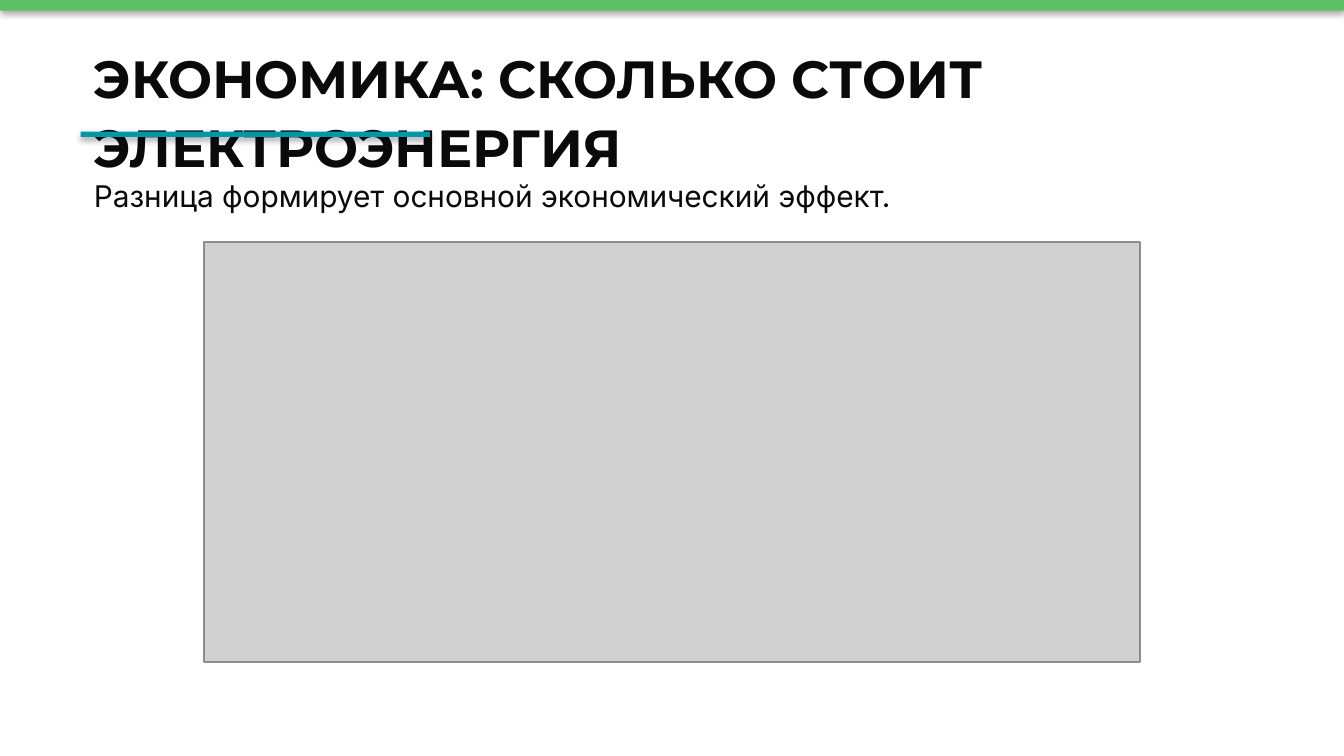
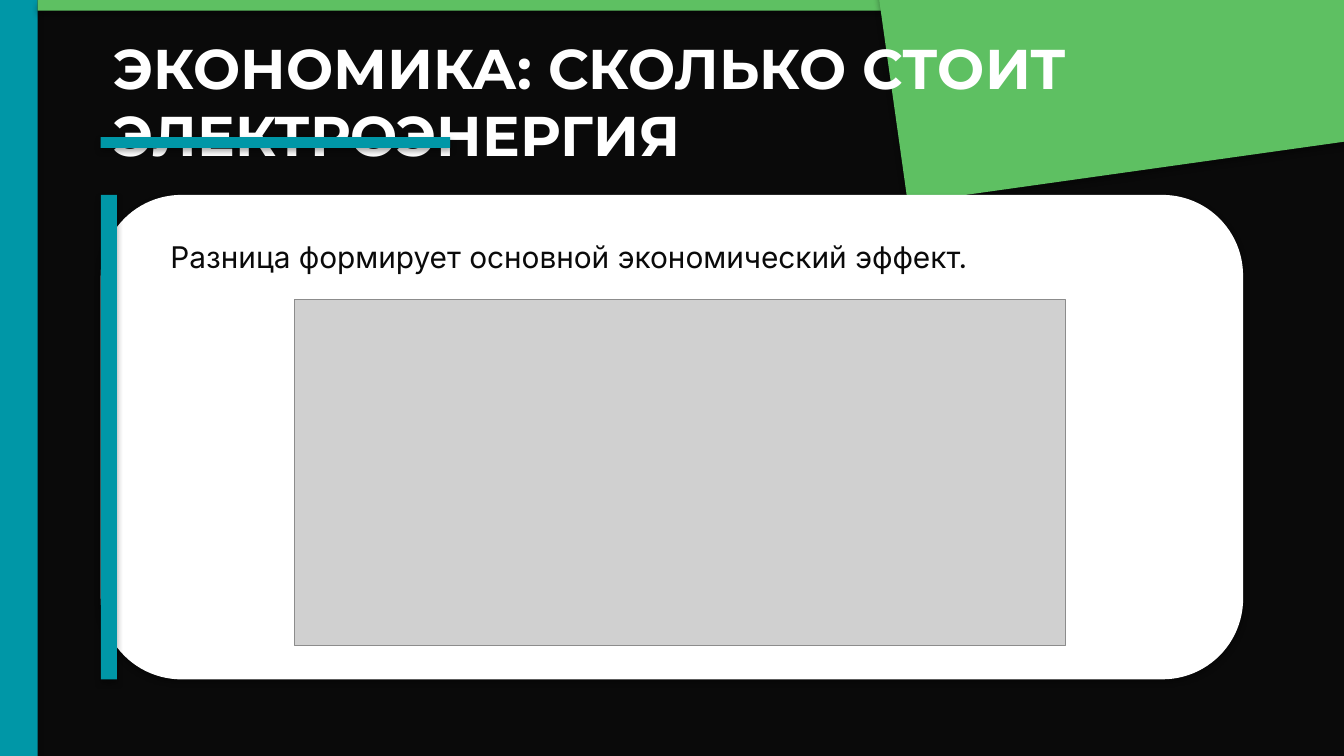
Before and after one commit to Machibo/remote, a slide deck: slide 12 of output/redesign.pptx. Drawn at 1344x756 pixels with LibreOffice and Linux fonts; fonts in the diff are those of the drawing; grey boxes stand for pictures. Boxes give left, top, right and bottom in pixels: in the first picture for what was removed or moved away, otherwise in the second. Text is boxed around its words. In the diff, an @@ line names an element or a change of style, - is before the commit and + after.

```diff
--- a/output/redesign.pptx
+++ b/output/redesign.pptx
@@ rectangle added at bbox=[0, 0, 1344, 755], fill #0A0A0A @@
@@ rectangle added at bbox=[0, 0, 38, 755], fill #0097A7 @@
@@ rectangle: place and size @@
-rectangle at bbox=[0, 0, 1344, 11]
+rectangle at bbox=[38, 0, 1344, 11]
@@ text "ЭКОНОМИКА: СКОЛЬКО СТОИТ ЭЛЕКТРОЭНЕРГИЯ": place and size @@
-text "ЭКОНОМИКА: СКОЛЬКО СТОИТ ЭЛЕКТРОЭНЕРГИЯ" at bbox=[94, 60, 982, 168]
+text "ЭКОНОМИКА: СКОЛЬКО СТОИТ ЭЛЕКТРОЭНЕРГИЯ" at bbox=[114, 34, 1067, 157]
@@ text "ЭКОНОМИКА: СКОЛЬКО СТОИТ ЭЛЕКТРОЭНЕРГИЯ" at bbox=[114, 34, 1067, 157]: size 28 to 30 pt, text colour #0A0A0A to #FFFFFF; line spacing 1.1 to 1 @@
@@ rectangle added at bbox=[872, 0, 1344, 203], fill #5EC062 @@
@@ rectangle: place and size @@
-rectangle at bbox=[81, 132, 430, 137]
+rectangle at bbox=[101, 137, 450, 148]
@@ rounded rectangle added at bbox=[101, 195, 1243, 679], fill #FFFFFF @@
@@ rectangle added at bbox=[101, 195, 117, 679], fill #0097A7 @@
@@ text "Разница формирует основной экономический эффект.": place and size @@
-text "Разница формирует основной экономический эффект." at bbox=[94, 184, 890, 214]
+text "Разница формирует основной экономический эффект." at bbox=[170, 245, 967, 275]
@@ picture: place and size @@
-picture at bbox=[204, 242, 1141, 661]
+picture at bbox=[294, 300, 1066, 646]
```
Also in this commit, not shown: 19 other slides changed, 1 other file.
